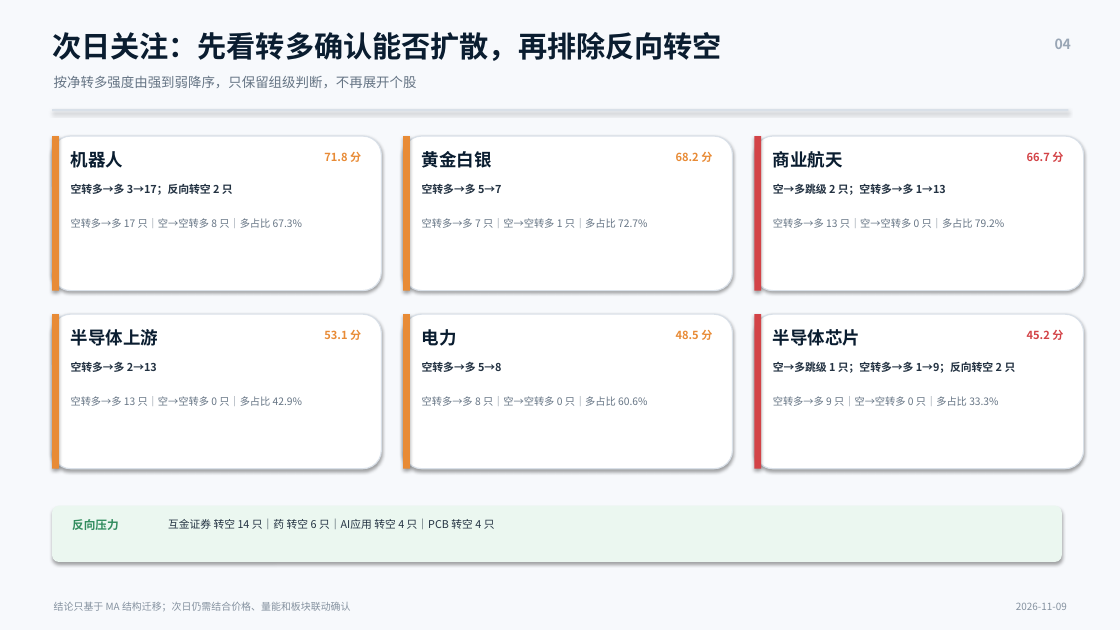
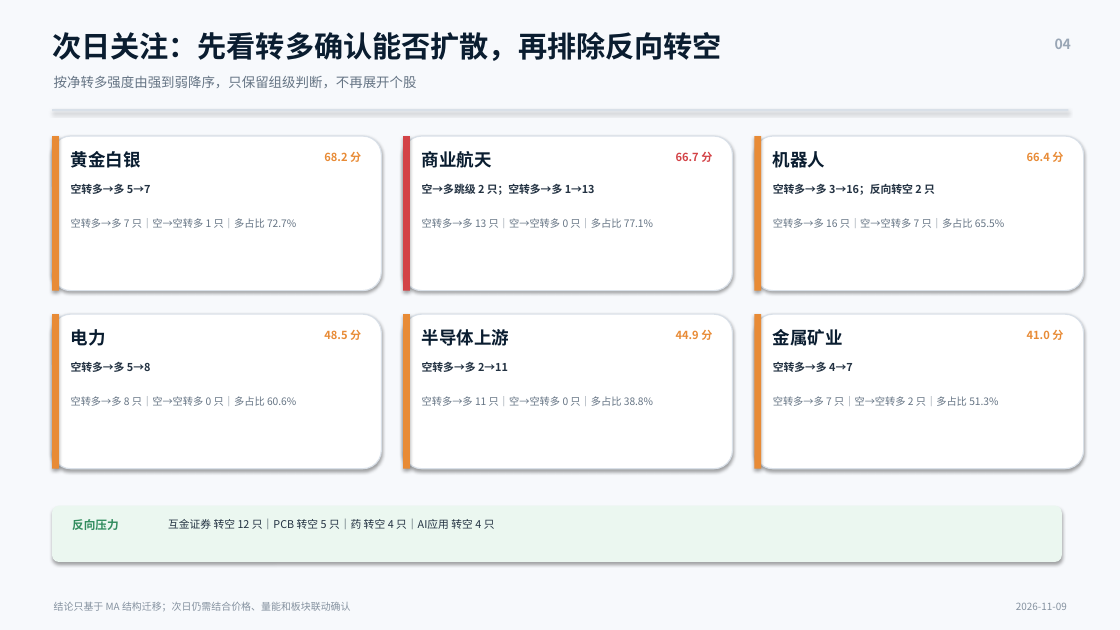
Before and after one commit to nancybhc/a-share-blast-lab, a slide deck: slide 4 of assets/多空阶段简报_2026-11-09.pptx. Drawn at 1120x630 pixels with LibreOffice and Linux fonts; fonts in the diff are those of the drawing. Boxes give left, top, right and bottom in pixels: in the first picture for what was removed or moved away, otherwise in the second. Text is boxed around its words. In the diff, an @@ line names an element or a change of style, - is before the commit and + after.

```diff
--- a/assets/多空阶段简报_2026-11-09.pptx
+++ b/assets/多空阶段简报_2026-11-09.pptx
@@ rectangle at <box>403,136,410,291</box>: fill #E88B36 to #D34347 @@
@@ rectangle at <box>755,136,761,291</box>: fill #D34347 to #E88B36 @@
@@ text at <box>71,151,141,168</box>: text changed @@
-机器人
+黄金白银
@@ text at <box>324,152,361,162</box>: text changed @@
-71.8 分
+68.2 分
@@ text at <box>422,151,492,168</box>: text changed @@
-黄金白银
+商业航天
@@ text at <box>676,152,712,162</box>: text changed; text colour #E88B36 to #D34347 @@
-68.2 分
+66.7 分
@@ text at <box>773,151,825,168</box>: text changed @@
-商业航天
+机器人
@@ text at <box>1027,152,1063,162</box>: text changed; text colour #D34347 to #E88B36 @@
-66.7 分
+66.4 分
@@ text at <box>71,184,151,194</box>: text changed @@
-空转多→多 3→17；反向转空 2 只
+空转多→多 5→7
@@ text at <box>422,183,595,195</box>: text changed @@
-空转多→多 5→7
+空→多跳级 2 只；空转多→多 1→13
@@ text at <box>773,183,935,195</box>: text changed @@
-空→多跳级 2 只；空转多→多 1→13
+空转多→多 3→16；反向转空 2 只
@@ text at <box>71,218,296,228</box>: text changed @@
-空转多→多 17 只｜空→空转多 8 只｜多占比 67.3%
+空转多→多 7 只｜空→空转多 1 只｜多占比 72.7%
@@ text at <box>422,218,653,228</box>: text changed @@
-空转多→多 7 只｜空→空转多 1 只｜多占比 72.7%
+空转多→多 13 只｜空→空转多 0 只｜多占比 77.1%
@@ text at <box>773,218,1004,228</box>: text changed @@
-空转多→多 13 只｜空→空转多 0 只｜多占比 79.2%
+空转多→多 16 只｜空→空转多 7 只｜多占比 65.5%
@@ text at <box>71,329,106,346</box>: text changed @@
-半导体上游
+电力
@@ text at <box>422,329,509,346</box>: text changed @@
-电力
+半导体上游
@@ rectangle at <box>755,314,761,469</box>: fill #D34347 to #E88B36 @@
@@ text at <box>773,329,843,346</box>: text changed @@
-半导体芯片
+金属矿业
@@ text at <box>324,330,361,340</box>: text changed @@
-53.1 分
+48.5 分
@@ text at <box>676,330,712,340</box>: text changed @@
-48.5 分
+44.9 分
@@ text at <box>1027,330,1063,340</box>: text changed; text colour #D34347 to #E88B36 @@
-45.2 分
+41.0 分
@@ text at <box>71,362,151,372</box>: text changed @@
-空转多→多 2→13
+空转多→多 5→8
@@ text at <box>422,362,508,372</box>: text changed @@
-空转多→多 5→8
+空转多→多 2→11
@@ text at <box>773,362,853,372</box>: text changed @@
-空→多跳级 1 只；空转多→多 1→9；反向转空 2 只
+空转多→多 4→7
@@ text at <box>71,396,296,406</box>: text changed @@
-空转多→多 13 只｜空→空转多 0 只｜多占比 42.9%
+空转多→多 8 只｜空→空转多 0 只｜多占比 60.6%
@@ text at <box>422,396,653,406</box>: text changed @@
-空转多→多 8 只｜空→空转多 0 只｜多占比 60.6%
+空转多→多 11 只｜空→空转多 0 只｜多占比 38.8%
@@ text at <box>773,396,998,406</box>: text changed @@
-空转多→多 9 只｜空→空转多 0 只｜多占比 33.3%
+空转多→多 7 只｜空→空转多 2 只｜多占比 51.3%
@@ text at <box>168,519,495,529</box>: text changed @@
-互金证券 转空 14 只｜药 转空 6 只｜AI应用 转空 4 只｜PCB 转空 4 只
+互金证券 转空 12 只｜PCB 转空 5 只｜药 转空 4 只｜AI应用 转空 4 只
```
Also in this commit, not shown: 3 other slides changed, 11 other files.
